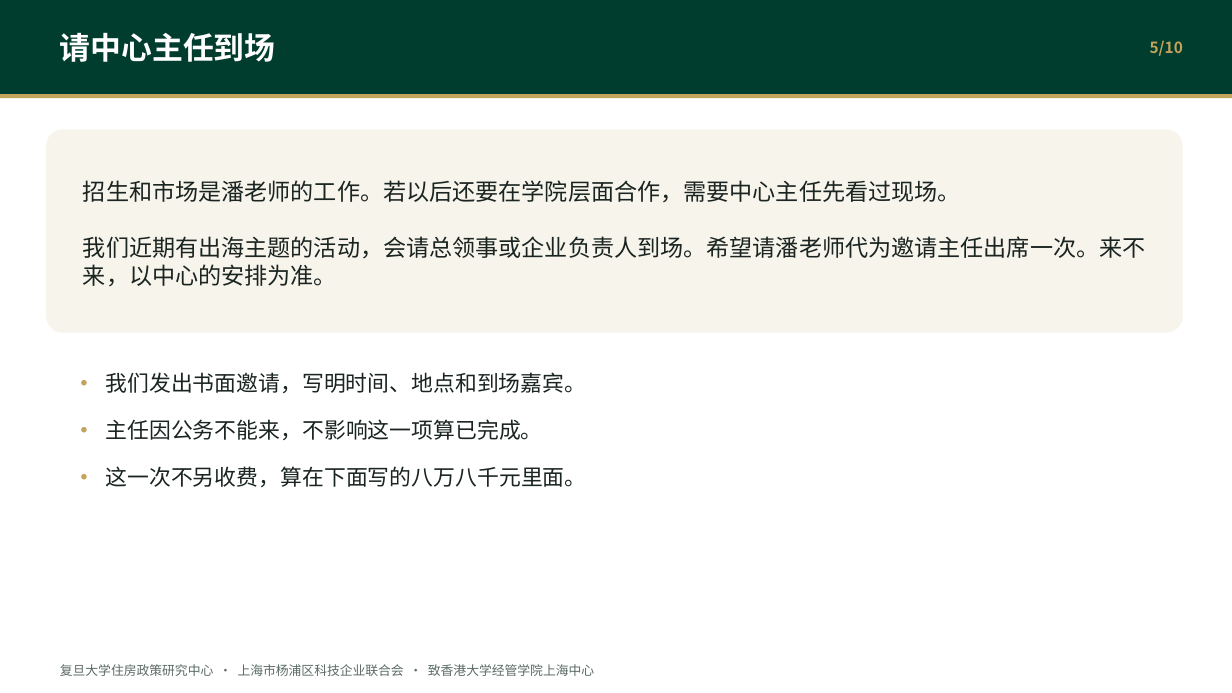
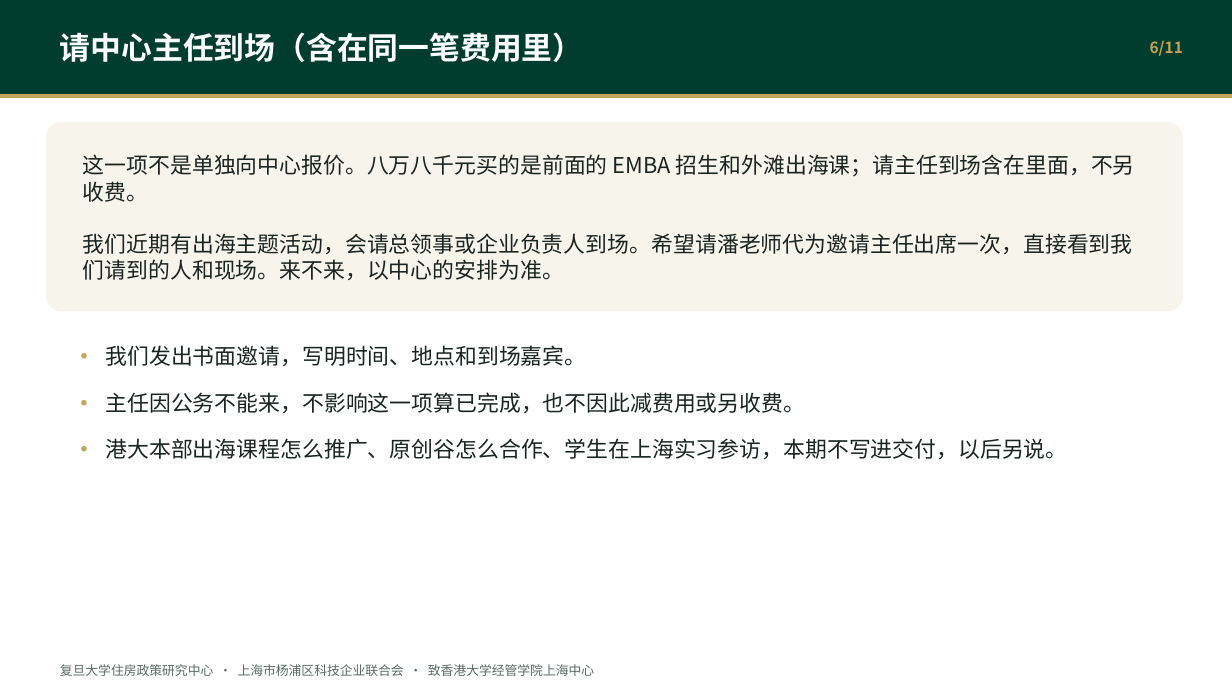
Before and after one commit to hujigang2010-maker/AIDEN, a slide deck: slide 6 of output/港大经管上海中心_联合合作汇报.pptx (slide 5 before the commit). Drawn at 1232x693 pixels with LibreOffice and Linux fonts; fonts in the diff are those of the drawing. Boxes give left, top, right and bottom in pixels: in the first picture for what was removed or moved away, otherwise in the second. Text is boxed around its words. In the diff, an @@ line names an element or a change of style, - is before the commit and + after.

```diff
--- a/output/港大经管上海中心_联合合作汇报.pptx
+++ b/output/港大经管上海中心_联合合作汇报.pptx
@@ text at box(60, 32, 584, 62): text changed @@
-请中心主任到场
+请中心主任到场（含在同一笔费用里）
@@ text at box(1150, 40, 1183, 56): text changed @@
-5/10
+6/11
@@ rounded rectangle: place and size @@
-rounded rectangle at box(46, 129, 1183, 333)
+rounded rectangle at box(46, 122, 1183, 311)
@@ text at box(83, 154, 1135, 280): text changed; size 18 to 17 pt @@
-招生和市场是潘老师的工作。若以后还要在学院层面合作，需要中心主任先看过现场。
-我们近期有出海主题的活动，会请总领事或企业负责人到场。希望请潘老师代为邀请主任出席一次。来不来，以中心的安排为准。
+这一项不是单独向中心报价。八万八千元买的是前面的 EMBA 招生和外滩出海课；请主任到场含在里面，不另收费。
+我们近期有出海主题活动，会请总领事或企业负责人到场。希望请潘老师代为邀请主任出席一次，直接看到我们请到的人和现场。来不来，以中心的安排为准。
@@ text "· 我们发出书面邀请，写明时间、地点和到场嘉宾。": place and size @@
-text "· 我们发出书面邀请，写明时间、地点和到场嘉宾。" at box(106, 372, 587, 487)
+text "· 我们发出书面邀请，写明时间、地点和到场嘉宾。" at box(106, 345, 1068, 459)
@@ text at box(106, 392, 1068, 459): text changed @@
-· 主任因公务不能来，不影响这一项算已完成。
-· 这一次不另收费，算在下面写的八万八千元里面。
+· 主任因公务不能来，不影响这一项算已完成，也不因此减费用或另收费。
+· 港大本部出海课程怎么推广、原创谷怎么合作、学生在上海实习参访，本期不写进交付，以后另说。
```
Also in this commit, not shown: 9 other slides changed, 1 slide added, 6 other files.
